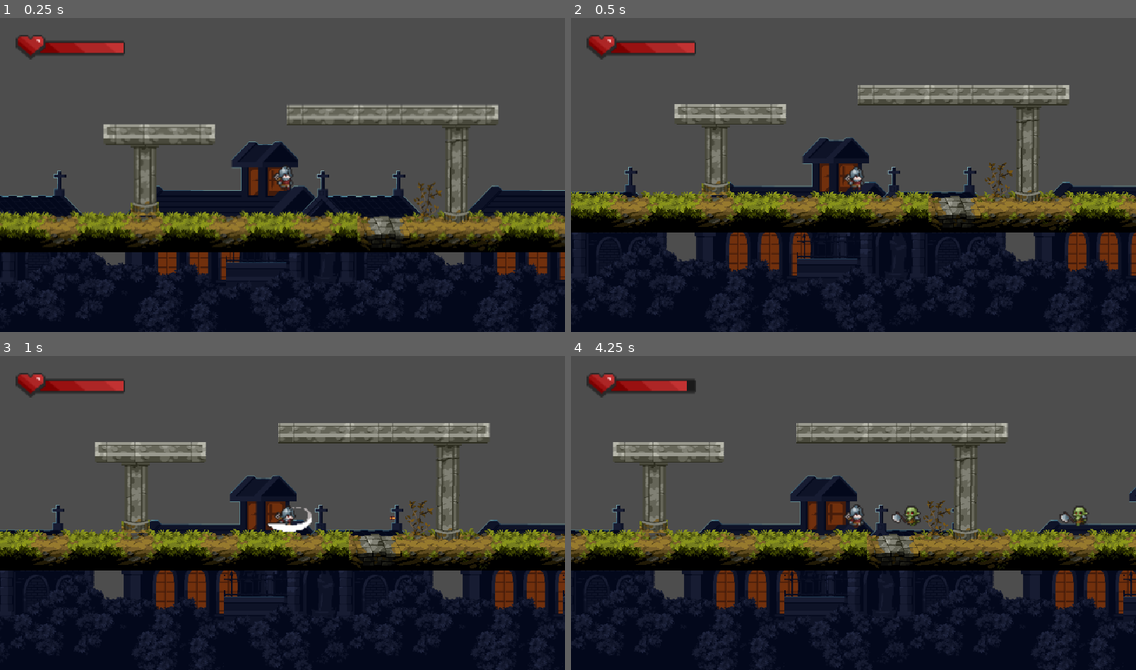
Above: before the commit, frames 1-4 (two rows, left to right).
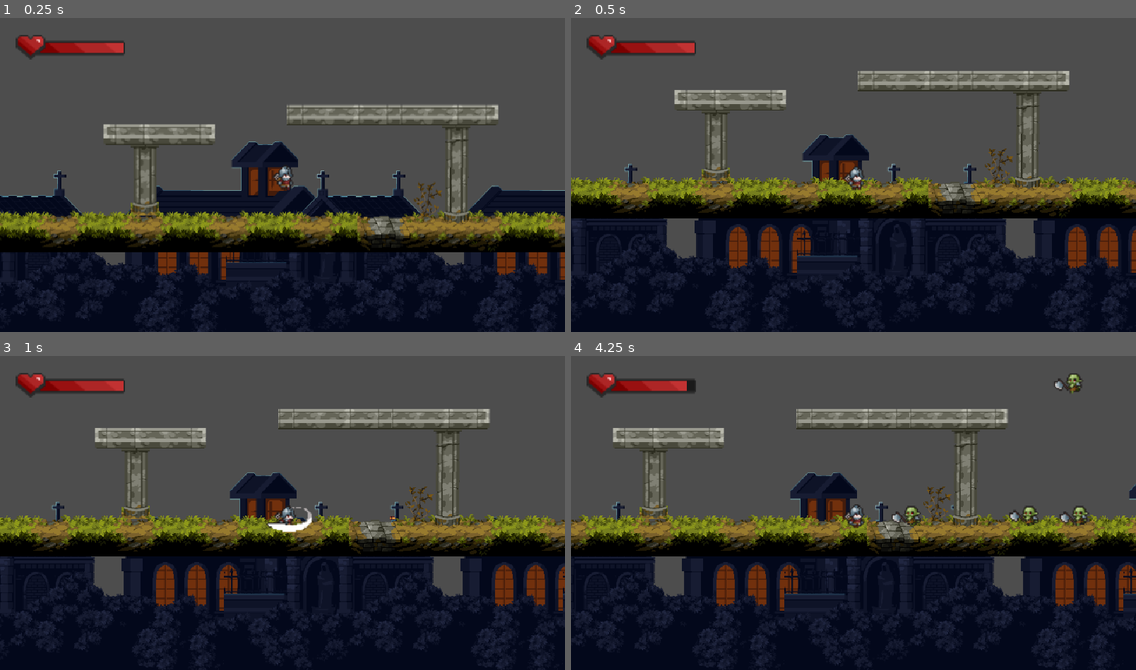
Above: after the commit, the same moments.

Repository: hinatanguyen/The-Outlander
Game: Godot game, scene res://node_2d.tscn
The game is run twice, just before and just after one commit, with the same random seed, the same clock (stepped at 60 frames per second) and the same inputs.
Inputs (mouse positions are in pixels of both pictures, inside the frame that each line leads up to):
- Up to frame 1 (0.25 s): no input
- Up to frame 2 (0.5 s): no input
- Up to frame 3 (1 s): tap Enter at 0.5 s; move the mouse to (406, 494) at 0.52 s; hold D (move_right) from 0.53 s (still down); click (406, 494) at 0.6 s; tap W (jump) at 0.77 s
- Up to frame 4 (4.25 s): move the mouse to (740, 525) at 1.27 s; click (740, 525) at 1.35 s; tap W (jump) at 1.52, 3.02, 3.77 s; move the mouse to (910, 440) at 2.02 s; release D (move_right) at 2.03 s; hold A (move_left) 2.03-2.78 s; tap H at 2.1 s; click (910, 440) at 2.3 s; move the mouse to (825, 575) at 2.77 s; hold D (move_right) from 2.78 s (still down); click (825, 575) at 2.85 s; move the mouse to (1023, 560) at 3.52 s; click (1023, 560) at 3.6 s

Frame 1 is identical in both runs. In frame 2, 22% of the frame differs, in the area x 0-100%, y 16-100%; in frame 3, 22%; in frame 4, 22%, in the area x 0-100%, y 5-100%.

Commit message:
軽微な修正を適用

Diff:
--- a/新しいゲームプロジェクト/GameOver.tscn
+++ b/新しいゲームプロジェクト/GameOver.tscn
@@ -25,18 +25,18 @@
 
 [node name="RestartButton" type="Button" parent="."]
 layout_mode = 0
-offset_left = 440.0
-offset_top = 381.0
-offset_right = 711.0
-offset_bottom = 485.0
+offset_left = 209.0
+offset_top = 223.0
+offset_right = 416.0
+offset_bottom = 254.0
 text = "TRY AGAIN "
 
 [node name="QuitButton" type="Button" parent="."]
 layout_mode = 0
-offset_left = 440.0
-offset_top = 499.0
-offset_right = 712.0
-offset_bottom = 611.0
+offset_left = 209.0
+offset_top = 277.0
+offset_right = 418.0
+offset_bottom = 317.0
 text = "RETURN TO MAIN MENU"
 
 [connection signal="pressed" from="RestartButton" to="TextureRect" method="_on_restart_button_pressed"]
--- a/新しいゲームプロジェクト/node_2d.tscn
+++ b/新しいゲームプロジェクト/node_2d.tscn
@@ -959,18 +959,6 @@
 5:1/0 = 0
 6:1/0 = 0
 7:1/0 = 0
-8:1/0 = 0
-8:1/0/physics_layer_0/polygon_0/points = PackedVector2Array(-8, -8, 8, -8, 8, 8, -8, 8)
-9:1/0 = 0
-9:1/0/physics_layer_0/polygon_0/points = PackedVector2Array(-8, -8, 8, -8, 8, 8, -8, 8)
-10:1/0 = 0
-10:1/0/physics_layer_0/polygon_0/points = PackedVector2Array(-8, -8, 8, -8, 8, 8, -8, 8)
-11:1/0 = 0
-11:1/0/physics_layer_0/polygon_0/points = PackedVector2Array(-8, -8, 8, -8, 8, 8, -8, 8)
-12:1/0 = 0
-12:1/0/physics_layer_0/polygon_0/points = PackedVector2Array(-8, -8, 8, -8, 8, 8, -8, 8)
-13:1/0 = 0
-13:1/0/physics_layer_0/polygon_0/points = PackedVector2Array(-8, -8, 8, -8, 8, 8, -8, 8)
 2:2/0 = 0
 3:2/0 = 0
 4:2/0 = 0
@@ -1034,25 +1022,15 @@
 8:5/0 = 0
 9:5/0 = 0
 10:5/0 = 0
-10:5/0/physics_layer_0/polygon_0/points = PackedVector2Array(-8, -8, 8, -8, 8, 8, -8, 8)
 11:5/0 = 0
-11:5/0/physics_layer_0/polygon_0/points = PackedVector2Array(-8, -8, 8, -8, 8, 8, -8, 8)
 12:5/0 = 0
-12:5/0/physics_layer_0/polygon_0/points = PackedVector2Array(-8, -8, 8, -8, 8, 8, -8, 8)
 13:5/0 = 0
-13:5/0/physics_layer_0/polygon_0/points = PackedVector2Array(-8, -8, 8, -8, 8, 8, -8, 8)
 14:5/0 = 0
-14:5/0/physics_layer_0/polygon_0/points = PackedVector2Array(-8, -8, 8, -8, 8, 8, -8, 8)
 15:5/0 = 0
-15:5/0/physics_layer_0/polygon_0/points = PackedVector2Array(-8, -8, 8, -8, 8, 8, -8, 8)
 16:5/0 = 0
-16:5/0/physics_layer_0/polygon_0/points = PackedVector2Array(-8, -8, 8, -8, 8, 8, -8, 8)
 17:5/0 = 0
-17:5/0/physics_layer_0/polygon_0/points = PackedVector2Array(-8, -8, 8, -8, 8, 8, -8, 8)
 18:5/0 = 0
-18:5/0/physics_layer_0/polygon_0/points = PackedVector2Array(-8, -8, 8, -8, 8, 8, -8, 8)
 19:5/0 = 0
-19:5/0/physics_layer_0/polygon_0/points = PackedVector2Array(-8, -8, 8, -8, 8, 8, -8, 8)
 0:6/0 = 0
 1:6/0 = 0
 2:6/0 = 0
@@ -1415,6 +1393,12 @@
 19:23/0 = 0
 21:7/0 = 0
 21:8/0 = 0
+8:1/0 = 0
+9:1/0 = 0
+10:1/0 = 0
+11:1/0 = 0
+12:1/0 = 0
+13:1/0 = 0
 
 [sub_resource type="TileSet" id="TileSet_q6r6c"]
 physics_layer_0/collision_layer = 1
@@ -1650,6 +1634,7 @@
 height = 18.666666
 
 [sub_resource type="WorldBoundaryShape2D" id="WorldBoundaryShape2D_nr8wp"]
+distance = 45.0
 
 [node name="Node2D" type="Node2D"]
 position = Vector2(576, 325)
@@ -1699,7 +1684,7 @@
 position = Vector2(2.6666667, 5.000003)
 scale = Vector2(1.01, 0.98)
 sprite_frames = SubResource("SpriteFrames_fs4d3")
-animation = &"hurt"
+animation = &"attack"
 
 [node name="CollisionShape2D" type="CollisionShape2D" parent="World/Player"]
 position = Vector2(0.6666654, 2.6666641)
@@ -1744,7 +1729,7 @@
 texture = ExtResource("11_hqns4")
 
 [node name="EnemySpawner" type="Node2D" parent="."]
-position = Vector2(-82, -69)
+position = Vector2(-82, -67)
 script = ExtResource("13_0h7mo")
 enemy_scene = ExtResource("14_nr8wp")
 
@@ -1754,16 +1739,27 @@
 [node name="Marker2D2" type="Marker2D" parent="EnemySpawner"]
 position = Vector2(197, -100)
 
+[node name="EnemySpawner2" type="Node2D" parent="."]
+position = Vector2(176, -532)
+script = ExtResource("13_0h7mo")
+enemy_scene = ExtResource("14_nr8wp")
+
+[node name="Marker2D" type="Marker2D" parent="EnemySpawner2"]
+position = Vector2(-226, -9)
+
+[node name="Marker2D2" type="Marker2D" parent="EnemySpawner2"]
+position = Vector2(-74, 11)
+
 [node name="Border" type="StaticBody2D" parent="."]
 position = Vector2(1508, 85)
 
 [node name="CollisionShape2D" type="CollisionShape2D" parent="Border"]
-position = Vector2(-2999, 115)
+position = Vector2(-3471, 40)
 rotation = 1.5707964
 shape = SubResource("WorldBoundaryShape2D_nr8wp")
 
 [node name="Border2" type="StaticBody2D" parent="."]
-position = Vector2(5766, -2)
+position = Vector2(5813, 4)
 
 [node name="CollisionShape2D" type="CollisionShape2D" parent="Border2"]
 position = Vector2(-4256, 121)
--- a/新しいゲームプロジェクト/orc.gd
+++ b/新しいゲームプロジェクト/orc.gd
@@ -21,6 +21,7 @@
 var jump_cooldown = 10.0
 
 func _ready():
+
 	player = get_tree().get_first_node_in_group("player")
 
 func _physics_process(delta):
@@ -96,7 +97,7 @@
 	if player_in_attack_zone and not is_dead and not is_hurt:
 		print("Player にヒット!")
 		if player.has_method("take_damage"):
-			player.take_damage(1) # 1 ダメージ
+			player.take_damage(36) # 1 ダメージ
 
 	await anim.animation_finished
 	is_attacking = false
--- a/新しいゲームプロジェクト/project.godot
+++ b/新しいゲームプロジェクト/project.godot
@@ -19,6 +19,7 @@
 
 window/size/viewport_width=640
 window/size/viewport_height=360
+window/size/mode=3
 window/size/resizable=false
 window/size/window_width_override=1152
 window/size/window_height_override=648
Binary file removed: 新しいゲームプロジェクト/Unn_game_over_screen.webp
Not shown, removed: 新しいゲームプロジェクト/Unn_game_over_screen.webp.import
Not shown, changed: .DS_Store
Not shown, added: 新しいゲームプロジェクト/.DS_Store
